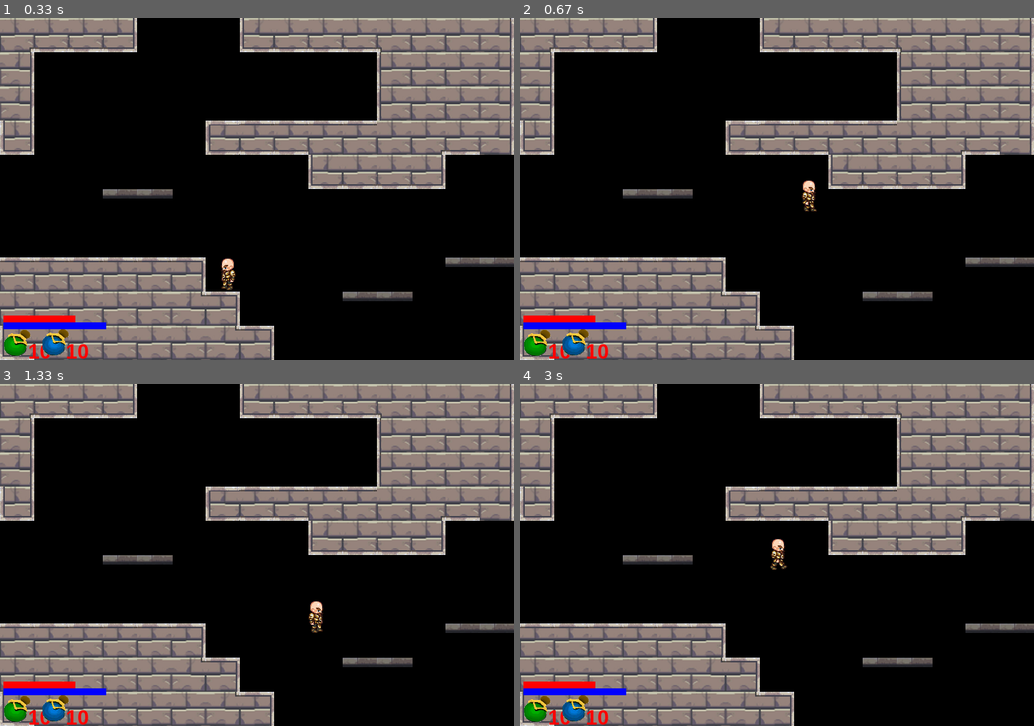
Above: before the commit, frames 1-4 (two rows, left to right).
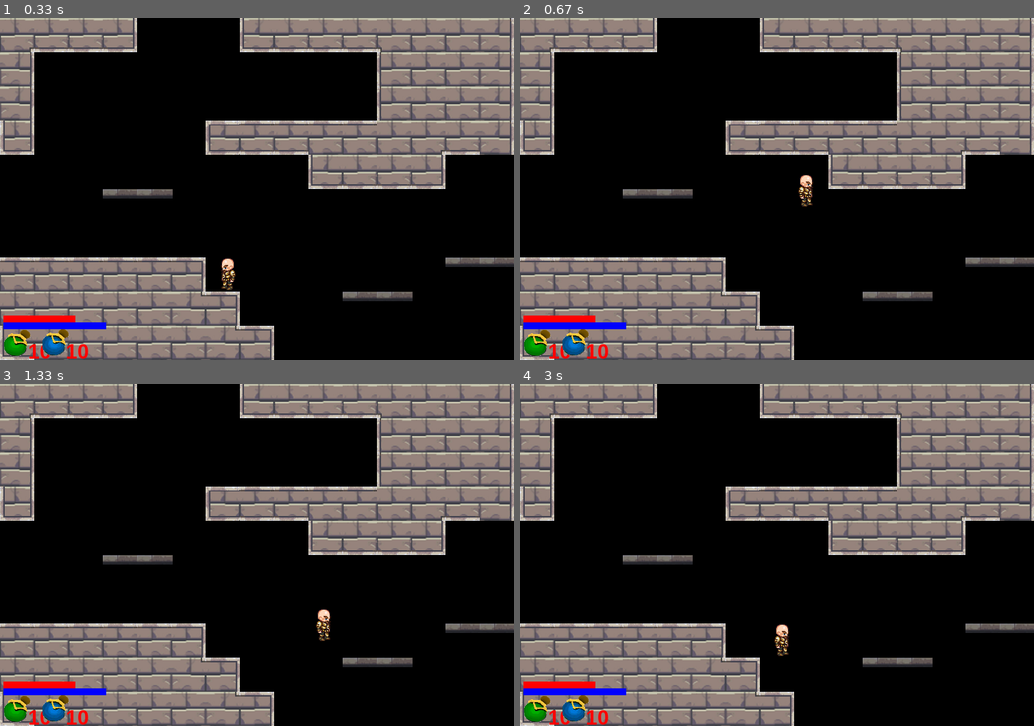
Above: after the commit, the same moments.

Repository: MFTI-summer/ROGUE-LEGACY
Game: pygame game, started from Main Project/Testing.py
Two runs of this game, one before a commit and one after it. Both use one fixed random seed, a clock stepped at 60 frames per second and the inputs below.
Inputs:
- Up to frame 1 (0.33 s): no input
- Up to frame 2 (0.67 s): hold Space from 0.33 s (still down); hold D from 0.33 s (still down)
- Up to frame 3 (1.33 s): release Space at 0.8 s; release D at 0.8 s; hold D 0.83-1.3 s; tap Space at 0.9, 1.2 s
- Up to frame 4 (3 s): hold D 1.33-1.8 s; tap Space at 1.4, 1.7, 1.9, 2.2, 2.47, 2.77, 2.9 s; hold A 1.83-2.37 s; hold A 2.4-2.8 s; hold D from 2.83 s (still down)

Frame 1 is identical in both runs. In frame 2, 0.3% of the frame differs, in the area x 54-58%, y 45-57%; in frame 3, 0.4%; in frame 4, 0.4%, in the area x 48-53%, y 45-80%.

Commit message:
Очень криво переделал физику гг, ща накину анимацию

Diff:
--- a/Main Project/Hero.py
+++ b/Main Project/Hero.py
@@ -3,7 +3,8 @@
 WIN_width = 1000
 WIN_height = 500
 
-fps = 60
+FPS = 60
+GRAVITY = 10 / FPS
 
 
 class Hero(pg.sprite.Sprite):
@@ -17,7 +18,7 @@
         self.hp = Hero.MAX_HP  # хп героя
         self.mana = Hero.MAX_MANA  # мана героя
         self.facing = 0  # 0 - налево, 1 - направо
-        self.animation = {  # Тут собраны все анимации, доступные герою
+        self.animations = {  # Тут собраны все анимации, доступные герою
             'walk': [pg.image.load(f'Animations/Hero/Walk/L{frame}.png') for frame in range(1, 9)]  # ходьба
         }
         self.walk_state = 1  # то, в каком положении сейчас находится гг
@@ -34,7 +35,7 @@
         # self.is_jump = False  # Находится ли персонаж в прыжке
         # обязательные переменные
         pg.sprite.Sprite.__init__(self)  # Это необходимо для корректной работы класса
-        self.image = self.animation['walk'][0]  # Пока поставим первое изображение ходьбы в качестве спокойствия
+        self.image = self.animations['walk'][0]  # Пока поставим первое изображение ходьбы в качестве спокойствия
         # self.image = self.image.subsurface((20, 20, 50, 80))
         # https://www.pygame.org/docs/ref/surface.html#pygame.Surface.subsurface
         self.rect = self.image.get_rect(x=x, y=y)  # располагаем героя в определенной точке пространства
@@ -51,60 +52,46 @@
         self.bullets = pg.sprite.Group()  # все снаряды, которые выпустил герой
 
     def update(self, surface: pg.surface.Surface, level=None, events: pg.event.get() = None):
-        self.check_controls(events=events)  # Проверяем управление
-        self.image = self.get_frame()  # просчитываем кадр анимации
-        self.bullets.update()  # Обновляем все пули в группе
-        self.bullets.draw(surface)  # отрисовываем пули
-        self.draw(surface, self.image)  # Рисуем героя на экране
-
-    def draw(self, surface: pg.surface.Surface, image):  # Отрисовать героя на экране
-
-        surface.blit(self.image, self.rect)
+        keys = pg.key.get_pressed()
+        self.check_controls(keys, events)  # Проверяем управление
+
+        # костылим гравитацию
+        if not self.isCollided['down']:
+            self.current_speed['y'] += GRAVITY
+
+        self.isCollided['down'] = False  # заново проверяем, стоим ли мы
+        self.rect.y += self.current_speed['y']
+        self.checkCollide_y()
+        self.rect.x += self.current_speed['x']
+        self.checkCollide_x()
+
+        self.animation()
+        self.draw(surface)
+
+    def draw(self, surface: pg.surface.Surface):  # Отрисовать героя на экране
+
+        surface.blit(pg.transform.flip(self.image, bool(self.facing), 0), self.rect)
 
     def get_frame(self):  # Узнаем, на каком кадре находится анимация
-        frame = int((self.walk_state // 3) % len(self.animation['walk']))  # при каждом передвижении мы немного
+        frame = int((self.walk_state // 3) % len(self.animations['walk']))  # при каждом передвижении мы немного
         # увеличиваем переменную self.walkstate
-        return pg.transform.flip(self.animation['walk'][frame], bool(self.facing), False)
-
-    def check_controls(self, events: pg.event.get() = None):  # events нужен, так как pygame крайне не любит, когда
+        return pg.transform.flip(self.animations['walk'][frame], bool(self.facing), False)
+
+    def check_controls(self, keys, events=None):  # events нужен, так как pygame крайне не любит, когда
         # много раз вызывают pg.event.get(), но ее можно не передавать, если персонаж не должен атаковать
         """
-        Изменяет координаты пероснажа, а также помогает с рассчетом анимации
-        :return: Конкретное изображение из анимации героя
-        """
-        keys = pg.key.get_pressed()
-
-        if keys[pg.K_d]:  # вправо
+        Изменяет скорости пероснажа, а также помогает с рассчетом анимации
+        :return: None
+        """
+        if keys[pg.K_a]:
+            self.current_speed['x'] = self.move_speed['x'] * -1
+        if keys[pg.K_d]:
             self.current_speed['x'] = self.move_speed['x']
-            self.facing = 1  # поворачиваем героя лицом вправо
-            self.walk_state += 1 / 3  # продвигаем анимацию
-            walls = pg.sprite.spritecollide(self, self.level.walls_left, dokill=False)  # все стены, с которыми
-            # столкнулся гг
-            for wall in walls:
-                if self.intersection(self.rect.y, wall.rect.y, self.rect.h, wall.rect.h):  # если гг может в них
-                    # впилиться телом
-                    self.current_speed['x'] = 0  # Останавливаемся
-
-        elif keys[pg.K_a]:  # Влево
-            self.current_speed['x'] = self.move_speed['x'] * -1  # задаем скорость (предварительно
-            self.facing = 0  # поворачиваемся Влево
-            self.walk_state += 1 / 3  # Продвигает анимацию
-            walls = pg.sprite.spritecollide(self, self.level.walls_right, dokill=False)  # стены, с которыми мы
-            # столкнулись
-            for wall in walls:
-                if self.intersection(self.rect.y, wall.rect.y, self.rect.h, wall.rect.h):  # можем ли мы напороться
-                    # на это пузом
-                    self.current_speed['x'] = 0  # Если можем, то останавливаемся
-
-
-        else:  # если мы вообще не нажали кнопку
+        if not keys[pg.K_a] and not keys[pg.K_d]:
             self.current_speed['x'] = 0
-            self.walk_state = 1
-
-        self.checkAttack(events)  # Проверяем атаку
-        self.check_gravity(keys)  # Проверяем состояние прыжка
-
-        self.rect.x += self.current_speed['x']
+        if keys[pg.K_SPACE] and self.isCollided['down']:
+            self.current_speed['y'] = self.move_speed['y'] * -1
+        self.checkAttack(events)
 
     def checkAttack(self, events: pg.event.get()):
         # Если персонаж может атаковать
@@ -114,71 +101,43 @@
                     self.bullets.add(Bullet('Animations/Hero/Bullets/bullet1.png', self.facing, self.rect.center))
         pg.sprite.groupcollide(self.bullets, self.level.level, True, False)
 
-    def check_gravity(self, keys):
-        """
-        Вообще путь должен считать довольно простенько, принимая фиксированную скрость падения,
-        чтобы всем было легко понять это движение, но я немного убитый, поэтому вот.
-        Мы посчитаем его как интеграл скорости по времени(∫υ(Δt)Δt), где dt = 1/60 секунды
-        (в принципе dt высчитывается как секунда, деленая на fps, просто у меня fps равен 60)
-        Считаем интеграл мы только для большей реалистичности прыжка (а для меня это важно)
-        :return:
-        """
-        # Вводим переменные для укорачивания записи
-        g = 10  # сила гравитации, она же ускорение свободного падения
-        dt = 1 / fps  # Диффиренциалл по времени (нужен для автоматической корриктировки точности просчета скорости
-        # при изменении fps)
-
-        # Да простит меня преподаватель, сопротивлением воздуха я пренебрегу, а то с тригонометрией возится - такое себе
-
-        if keys[pg.K_SPACE] and self.isCollided['down']:
-            self.isCollided['down'] = False
-            self.current_speed['y'] = self.move_speed['y']
-        else:  # если мы уже находимся в прыжке
-            self.current_speed['y'] -= g * dt
-            self.rect.y -= self.current_speed['y']
-
-            if self.current_speed['y'] <= -300:  # из-за сопротивления воздуха человек не может падать быстрее
-                self.current_speed['y'] = -300  # выставляем максимальную допустимую скорость падения
-
-            check_collide = self.collided()
-
-            if check_collide:
-                if self.current_speed['y'] < 0:  # Если падаем
-                    platforms = pg.sprite.spritecollide(self, self.level.platforms, dokill=False)
-                    floor = pg.sprite.spritecollide(self, self.level.floor, dokill=False)
-                    for platform in platforms:
-                        # print(platform)
-                        # print(platform.rect.top, self.rect.bottom)
-                        if platform.rect.top + 10 > self.rect.bottom >= platform.rect.top:
-                            self.current_speed['y'] = 0
-                            self.isCollided['down'] = True
-                            self.rect.y += platform.rect.top - self.rect.bottom
-                            break
-                    for floor_tile in floor:
-                        if floor_tile.rect.top < self.rect.bottom < floor_tile.rect.top + 10:
-                            self.current_speed['y'] = 0
-                            self.isCollided['down'] = True
-                            self.rect.y += floor_tile.rect.top - self.rect.bottom
-                            break
-                if self.current_speed['y'] > 0:
-                    celling = pg.sprite.spritecollide(self, self.level.celling, dokill=False)
-                    for celling_tile in celling:
-                        if celling_tile.rect.bottom - 10 < self.rect.top <= celling_tile.rect.bottom:
-                            self.current_speed['y'] = 0
-                            self.rect.top += celling_tile.rect.bottom - self.rect.top
-
-            # if self.current_speed['y'] < 0 and collide_check[0]:
-            #     self.current_speed['y'] = 0
-            #     self.rect.bottom += self.level.level.sprites()[collide_check[1]].rect.top - self.rect.bottom
-            #     self.is_jump = False
-
-            if self.rect.bottom >= WIN_height:  # Здесь седовало бы проверять, стоит ли персонаж, но поскольку
-                # платформ нет, то проверяю столкновение с полом. этот метод будет не применим во время самой игры
-                self.rect.y += WIN_height - self.rect.bottom
-                self.isCollided['down'] = True
+    def checkCollide_y(self):
+
+        for tile in self.level.level:
+
+            if pg.sprite.collide_rect(self, tile):
+
+                if self.current_speed['y'] > 0:  # Если падаем
+                    if self.rect.bottom < tile.rect.top + 10:  # Если падаем на плитку сверху
+                        self.rect.bottom = tile.rect.top  # становимся на плитку
+                        self.isCollided['down'] = True  # понимаем, что мы стоим
+                        self.current_speed['y'] = 0  # перестаем падать
+
+                elif self.current_speed['y'] < 0:  # если движемся вверх
+                    if tile not in self.level.platforms \
+                            and self.rect.top > tile.rect.bottom - 10:
+                        self.current_speed['y'] = 0
+                        self.rect.top = tile.rect.bottom
+
+    def checkCollide_x(self):
+        for tile in self.level.level:
+            if pg.sprite.collide_rect(self, tile) and tile not in self.level.platforms:
+
+                if self.current_speed['x'] < 0:  # Влево
+                    self.rect.left = tile.rect.right
+                    self.current_speed['x'] = 0
+                elif self.current_speed['x'] > 0:  # Вправо
+                    self.rect.right = tile.rect.left
+                    self.current_speed['x'] = 0
 
     def set_level(self, level: pg.sprite.Group):
         self.level = level
+
+    def animation(self):
+        if self.current_speed['x'] < 0:  # Влево
+            self.facing = 0
+        elif self.current_speed['x'] > 0:  # Вправо
+            self.facing = 1
 
     def collided(self):
         """
@@ -247,7 +206,7 @@
             if e.type == pg.QUIT:
                 return
         pg.display.update()
-        clock.tick(fps)
+        clock.tick(FPS)
 
 
 if __name__ == '__main__':
